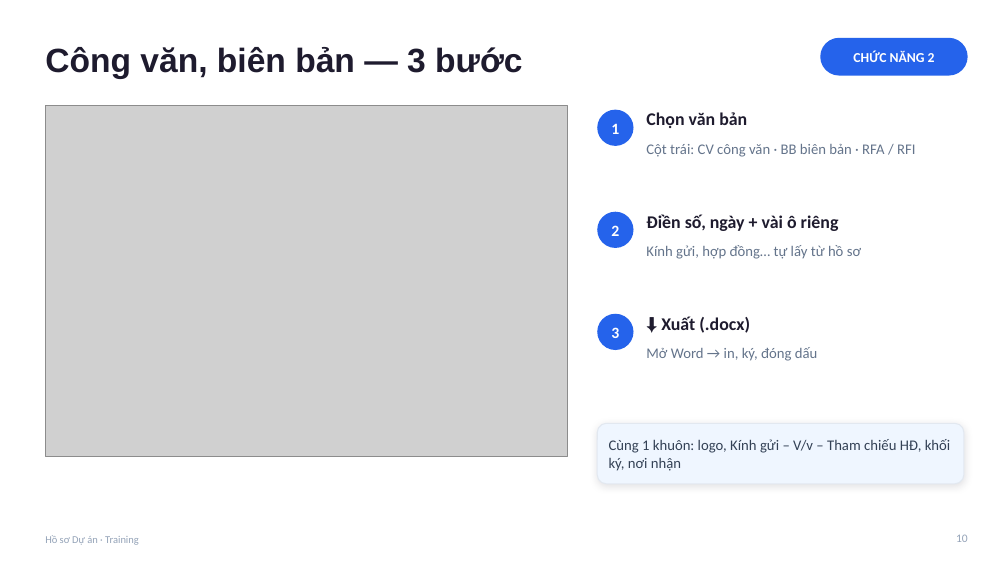
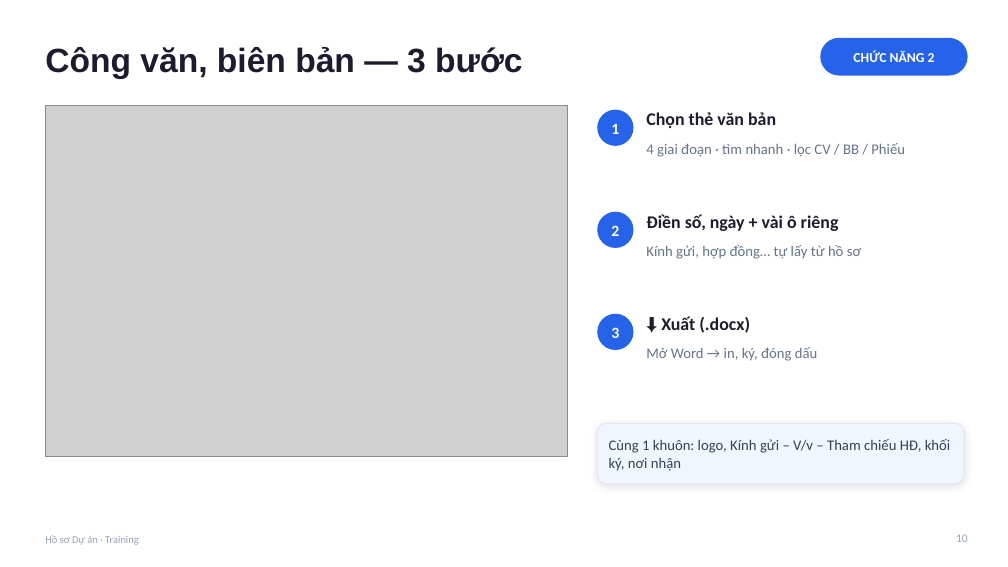
Before and after one commit to xaxa9ztb/TrackingTS, a slide deck: slide 10 of docs/Training-Ho-so-Du-an.pptx. Drawn at 1008x567 pixels with LibreOffice and Linux fonts; fonts in the diff are those of the drawing; grey boxes stand for pictures. Boxes give left, top, right and bottom in pixels: in the first picture for what was removed or moved away, otherwise in the second. Text is boxed around its words. In the diff, an @@ line names an element or a change of style, - is before the commit and + after.

```diff
--- a/docs/Training-Ho-so-Du-an.pptx
+++ b/docs/Training-Ho-so-Du-an.pptx
@@ text at bbox=[646, 112, 776, 128]: text changed @@
-Chọn văn bản
+Chọn thẻ văn bản
@@ text at bbox=[646, 143, 905, 157]: text changed @@
-Cột trái: CV công văn · BB biên bản · RFA / RFI
+4 giai đoạn · tìm nhanh · lọc CV / BB / Phiếu
```
Also in this commit, not shown: 7 other files.
